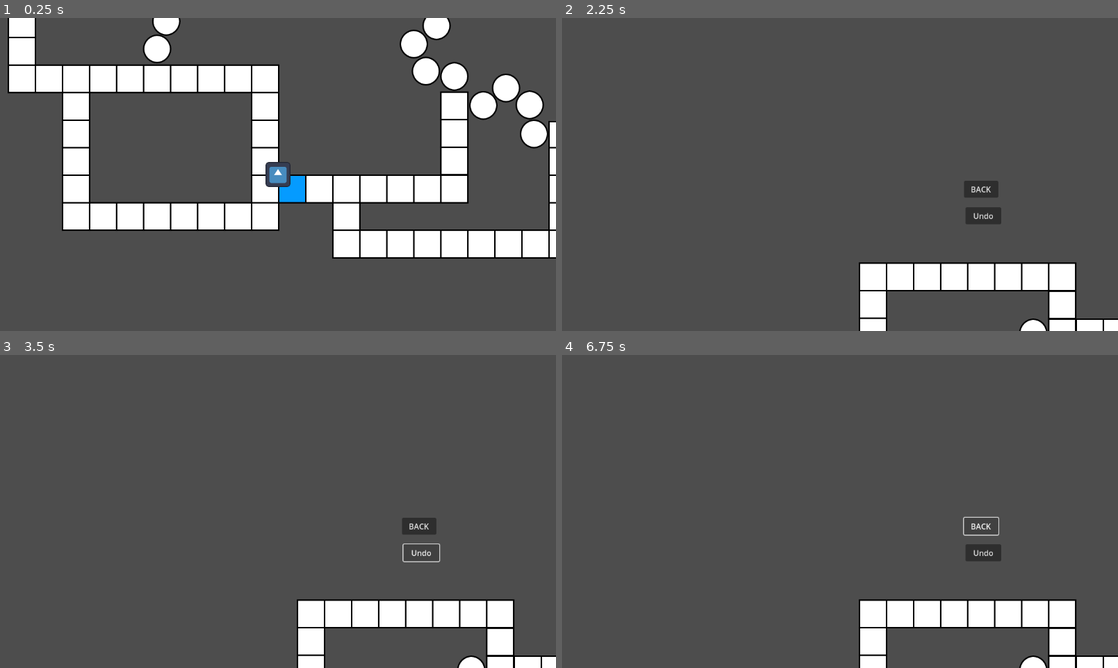
Above: before the commit, frames 1-4 (two rows, left to right).
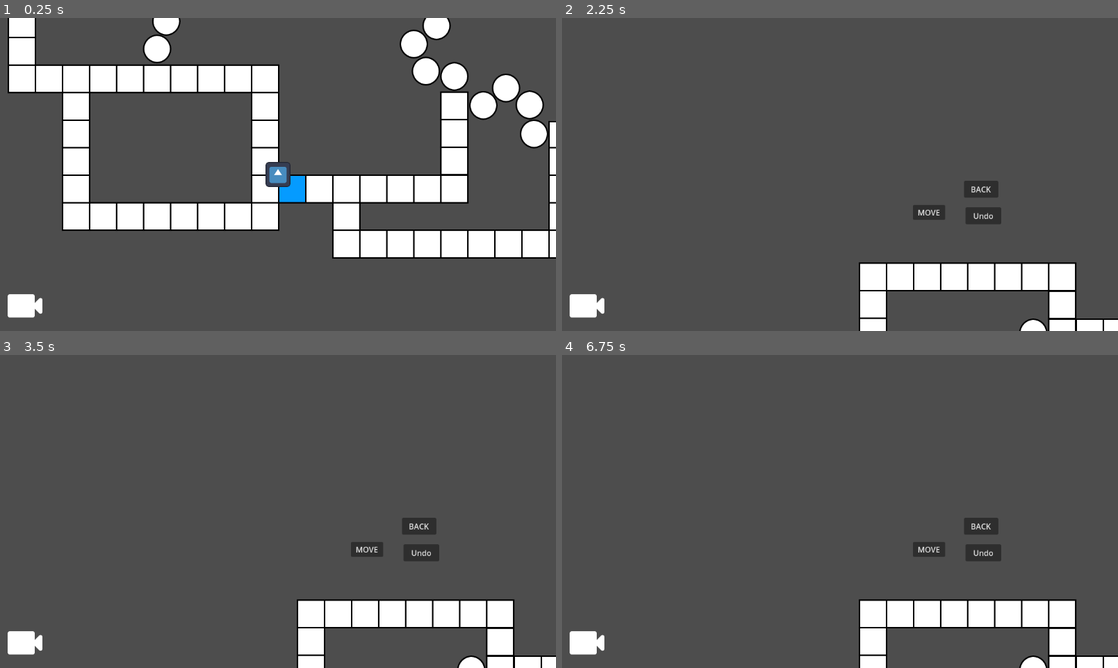
Above: after the commit, the same moments.

Repository: hfxbse/mparty
Game: Godot game, scene res://main/main.tscn
Same seed, same stepped clock (60 frames per second), same inputs: the game is played once before the commit and once after it. The engine's default icon, where the game draws it, is replaced by a stand-in: a white triangle on a blue panel in a dark square.
Inputs (mouse positions are in pixels of both pictures, inside the frame that each line leads up to):
- Up to frame 1 (0.25 s): no input
- Up to frame 2 (2.25 s): click (589, 305) at 0.52 s; tap Enter at 1.25 s; move the mouse to (962, 158) at 1.27 s; hold M 1.28-2 s; click (962, 158) at 1.42 s; click "MOVE" at 2 s
- Up to frame 3 (3.5 s): click "Undo" at 2.75 s
- Up to frame 4 (6.75 s): click "Undo" at 3.5 s; click (928, 549) at 4.25 s, where only the run after the commit has a clickable "MOVE"; click "Undo" at 5 s; click (928, 549) at 5.75 s, where only the run after the commit has a clickable "MOVE"; click "BACK" at 6.5 s

The runs differ from the first frame. In frame 1, 0.4% of the frame differs, in the area x 1-8%, y 88-96%; in frame 2, 0.7%; in frame 3, 0.7%, in the area x 1-80%, y 59-96%; in frame 4, 0.7%.

Commit message:
Add camera switch button

Diff:
--- /dev/null
+++ b/hud.gd
@@ -0,0 +1,11 @@
+extends CanvasLayer
+
+@onready var menu_button = $MarginContainer/MenuButton
+
+signal hud_id_pressed(id: int, item_count: int)
+
+func _ready():
+	menu_button.get_popup().id_pressed.connect(_on_id_pressed)
+
+func _on_id_pressed(id: int):
+	hud_id_pressed.emit(id, menu_button.item_count)
--- /dev/null
+++ b/hud.tscn
@@ -0,0 +1,24 @@
+[gd_scene load_steps=3 format=3 uid="uid://bnq4t47e7q8pi"]
+
+[ext_resource type="Texture2D" uid="uid://diaxj1uviwa50" path="res://camera.png" id="1_hgasm"]
+[ext_resource type="Script" path="res://hud.gd" id="1_usqta"]
+
+[node name="HUD" type="CanvasLayer"]
+script = ExtResource("1_usqta")
+
+[node name="MarginContainer" type="MarginContainer" parent="."]
+offset_right = 1152.0
+offset_bottom = 648.0
+size_flags_horizontal = 3
+size_flags_vertical = 3
+
+[node name="MenuButton" type="MenuButton" parent="MarginContainer"]
+layout_mode = 2
+size_flags_horizontal = 0
+size_flags_vertical = 8
+icon = ExtResource("1_hgasm")
+item_count = 2
+popup/item_0/text = "Übersicht"
+popup/item_0/id = 0
+popup/item_1/text = "Spieler"
+popup/item_1/id = 1
--- a/main/main.gd
+++ b/main/main.gd
@@ -16,9 +16,10 @@
 	print(question_handler.get_next_question(Question.Difficulty.EASY).question)
 	print(question_handler.get_random_question(Question.Difficulty.EASY).question)
 
-	if OS.get_name() == "Android" or OS.get_name() == "iOS":
-		hud = preload("res://mobile_hud.tscn").instantiate()
-		add_child(hud)
+	#if OS.get_name() == "Android" or OS.get_name() == "iOS":
+	hud = preload("res://hud.tscn").instantiate()
+	hud.hud_id_pressed.connect(_on_hud_id_pressed)
+	add_child(hud)
 
 
 func _ready():
@@ -26,6 +27,14 @@
 	player.current_location = start
 	player.global_position = start.global_position
 
+func _on_hud_id_pressed(id: int, item_count: int):
+	assert(id < item_count, "Item for id %s doesn't exits" % id)
+	#MainCamera
+	if id == 0:
+		main_camera.set_camera()
+	#PlayerCamera
+	elif id == 1:
+		player_camera.make_current()
 
 func _on_button_pressed():
 	MoveButton.hide()
Binary file added: camera.png
Not shown, added: camera.png.import
Not shown: 85 places in map/map.tscn that only renumber resources
